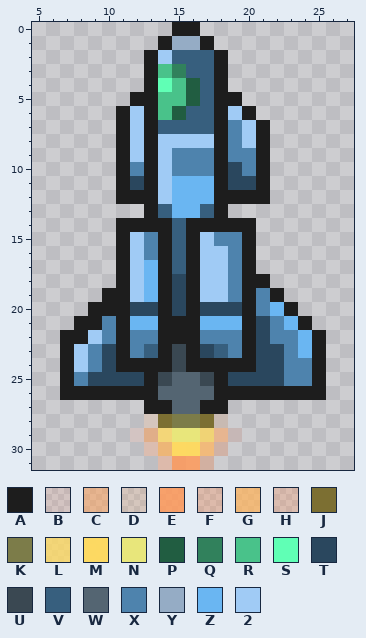
Two states of a pixel-art sprite, sprites/player/ships/blue_angel/left_turn.png. Above is the file before it was changed.
The file is 32x32 pixels. Pixels under 10% opacity are left out. Colours within 5 levels of each other are drawn and written as one. Shown: x 5..27, y 0..31.
Palette (. is transparent): A #1d1d1d  B #ff805d1e  C #ff9f5787  D #ffa25727  E #ff9858d6  F #ff905950  G #ffb359b7  H #ff935a45  J #7c6f32  K #7c7c49  L #ffd95dc3  M #ffda5df3  N #e8e67b  P #215d41  Q #31815c  R #49c28a  S #60ffb5  T #2a475e  U #3a4852  V #375f7e  W #546572  X #4e83ad  Y #95acc5  Z #6ab6f2  2 #a0cbf5
Pixels before, first column x 7:
 0 ........AA.........
 1 .......AYYA........
 2 ......A2VVVA.......
 3 ......ARQVVA.......
 4 ......ASRPVA.......
 5 .....AARRPVAA......
 6 ....A2ARPVVA2A.....
 7 ....A2AVVVVAX2A....
 8 ....A2A2222AX2A....
 9 ....A2A2XXXAXXA....
10 ....AXA2XXXATXA....
11 ....ATA2ZZZATTA....
12 ....AAA2ZZZAAAA....
13 ......AVZZVA.......
14 ....AAAAVAAAAA.....
15 ....A2XAVA2XXA.....
16 ....A2XAVA22XA.....
17 ....A2ZAVA22XA.....
18 ....A2ZATA22XAA....
19 ...AA2ZATA22XAXA...
20 ..AAATTATATTTAXZA..
21 .AAXAZZAAAZZZATXZA.
22 AA2XAXXAAAXXXATXXZA
23 A2XTAXVAUATVXATTXZA
24 A2XTAAAAUAAAAATTXXA
25 AXTTTTAUWWUATTTTXXA
26 AAAAAAAWWWWAAAAAAAA
27 ......AAWWAA.......
28 ......DJKKJD.......
29 .....BCLNNLCB......
30 ......HGMMGH.......
31 .......FEEF........
And afterwards:
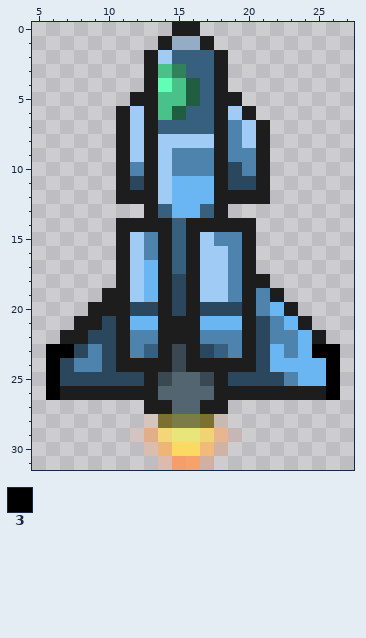
Colours new in this view: 3 #000000
Changes in this commit:
{"y":21,"x":10,"old":"X","new":"T"}
{"y":22,"x":9,"old":"2X","new":"TT"}
{"y":23,"x":6,"old":".A2","new":"33T"}
{"y":23,"x":22,"old":"T","new":"Z"}
{"y":23,"x":25,"old":"A.","new":"33"}
{"y":24,"x":6,"old":".A2","new":"3TX"}
{"y":24,"x":22,"old":"TXXA.","new":"ZZZZ3"}
{"y":25,"x":6,"old":".AX","new":"3TT"}
{"y":25,"x":24,"old":"XA.","new":"ZZ3"}
{"y":26,"x":6,"old":".","new":"3"}
{"y":26,"x":26,"old":".","new":"3"}
{"label":"changed","picture_box":[46,316,116,400]}
{"label":"changed","picture_box":[270,344,340,400]}
